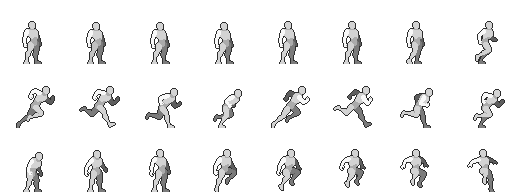
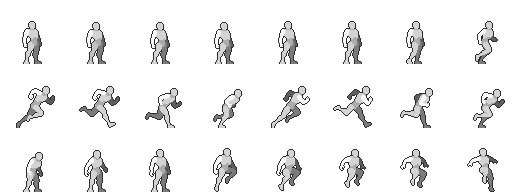
Two versions of the same layered image (512 × 192). Layer-by-layer changes:
painted on "Layer 3" over (x1=214, y1=149, x2=497, y2=192)
painted on "SpriteSheet" over (x1=213, y1=148, x2=498, y2=192)
